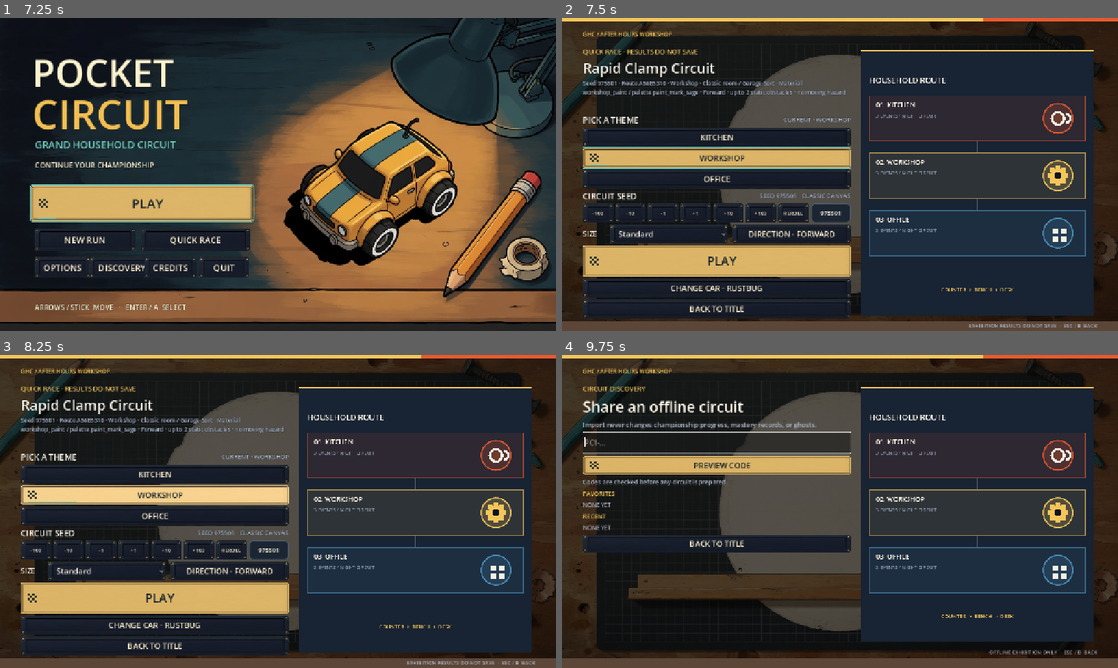
Above: before the commit, frames 1-4 (two rows, left to right).
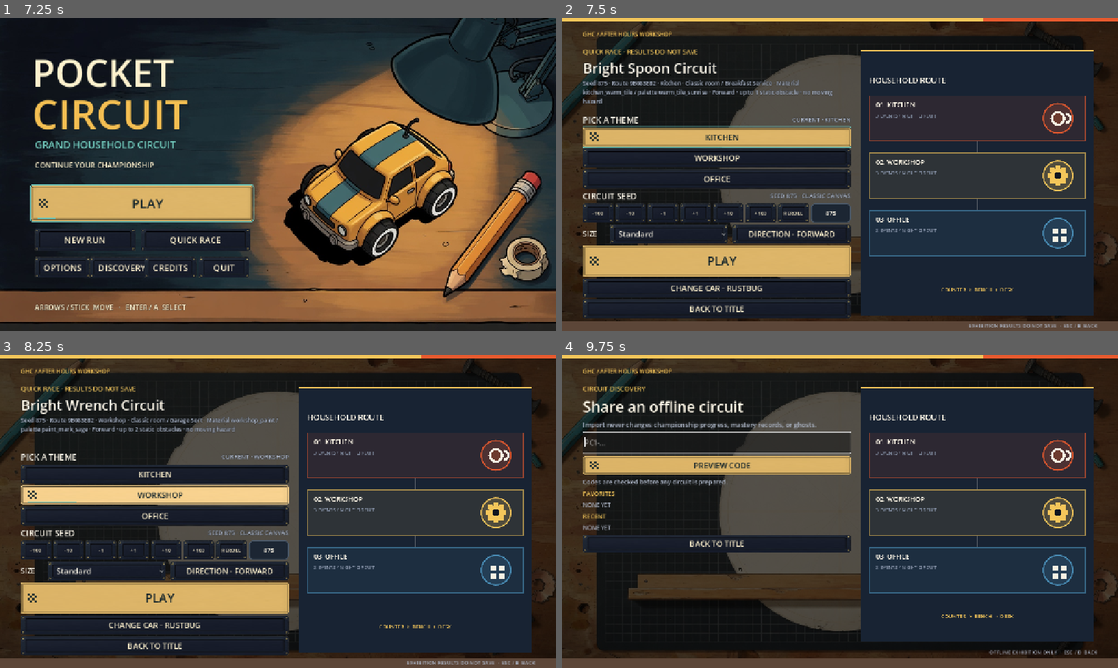
Above: after the commit, the same moments.

Repository: jfrader/pocket-circuit
Game: Godot game, scene res://scenes/boot/boot.tscn
Same seed, same stepped clock (60 frames per second), same inputs: the game is played once before the commit and once after it. Sound files missing from this copy of the repository are replaced by a short silence.
Inputs (mouse positions are in pixels of both pictures, inside the frame that each line leads up to):
- Up to frame 1 (7.25 s): click "PLAY" at 0.5 s; click "RETURN TO TITLE" at 1.25 s; click "PLAY" at 2 s; click "NEXT ACT →" at 2.75 s; click "RETURN TO TITLE" at 3.5 s; click "NEW RUN" at 4.25 s; click "KEEP CURRENT CHAMPIONSHIP" at 5 s; click "NEW RUN" at 5.75 s; move the mouse to (400, 158) at 6.52 s; hold D (steer_right) from 6.53 s (still down); hold Shift (boost) from 6.53 s (still down); click (400, 158) at 6.67 s
- Up to frame 2 (7.5 s): release D (steer_right) at 7.25 s; release Shift (boost) at 7.25 s; click "QUICK RACE" at 7.25 s
- Up to frame 3 (8.25 s): click "WORKSHOP" at 8 s
- Up to frame 4 (9.75 s): click "BACK TO TITLE" at 8.75 s; click "DISCOVERY" at 9.5 s

Frame 1 is identical in both runs. In frame 2, 7.8% of the frame differs, in the area x 3-52%, y 14-64%; in frame 3, 1.5%; in frame 4, nothing differs.

Commit message:
Use fixed seed and debug-only picker for Quick Race (GURI-875)

Diff:
--- a/scripts/ui/app_shell.gd
+++ b/scripts/ui/app_shell.gd
@@ -29,9 +29,9 @@
 var _event_id := ""
 var _quick_race := false
 var _map_act_number := 1
-var _quick_race_theme: StringName = &"workshop"
+var _quick_race_theme: StringName = &"kitchen"
 var _quick_race_room: StringName = &"classic"
-var _quick_race_seed := -1
+var _quick_race_seed := 875
 var _quick_race_reverse := false
 var _quick_race_length_tier: String = "standard"
 var _quick_identity_heading: Label
@@ -63,6 +63,7 @@
 	_page.hide()
 	_art_menu.set("reduced_motion", _reduced_motion_enabled())
 	_art_menu.call("show_title", has_progress, save_read_only)
+	_app.call("prepare_circuit_preview", _current_quick_identity())
 
 
 func show_reset_confirmation() -> void:
@@ -151,8 +152,6 @@
 	_screen = "quick_race"
 	_event_id = ""
 	_quick_race = true
-	if _quick_race_seed < 0:
-		_quick_race_seed = _random_quick_race_seed()
 	_clear_content()
 	_content.add_theme_constant_override("separation", 4)
 	_configure_stage(&"map", "rustbug", "rae", String(_quick_race_theme))
@@ -184,12 +183,19 @@
 		room_buttons[theme_index].pressed.connect(
 			Callable(self, "_select_quick_race_theme").bind(room_themes[theme_index], room_buttons, room_status)
 		)
-	var seed_status := _add_section("CIRCUIT SEED", "SEED %d · %s CANVAS" % [_quick_race_seed, String(_quick_race_room).to_upper()])
-	var seed_controls := _add_quick_race_seed_controls(seed_status)
+	var seed_controls: Array[Control] = []
+	if OS.is_debug_build():
+		var seed_status := _add_section("CIRCUIT SEED", "SEED %d · %s CANVAS" % [_quick_race_seed, String(_quick_race_room).to_upper()])
+		seed_controls = _add_quick_race_seed_controls(seed_status)
 	var size_selector := _add_quick_race_size_direction_row()
-	for room_button: Button in room_buttons:
-		room_button.focus_neighbor_bottom = room_button.get_path_to(seed_controls[0])
-	_complete_focus_row(seed_controls, size_selector)
+
+	if not seed_controls.is_empty():
+		for room_button: Button in room_buttons:
+			room_button.focus_neighbor_bottom = room_button.get_path_to(seed_controls[0])
+		_complete_focus_row(seed_controls, size_selector)
+	else:
+		for room_button: Button in room_buttons:
+			room_button.focus_neighbor_bottom = room_button.get_path_to(size_selector)
 	var play_button := _add_big_play_button(Callable(self, "_start_quick_race"), false)
 	var progress: Dictionary = _app.call("get_save_data")
 	if _quick_race_vehicle_id.is_empty():
@@ -1081,9 +1087,9 @@
 
 func _reset_quick_race_state() -> void:
 	_quick_race = false
-	_quick_race_theme = &"workshop"
+	_quick_race_theme = &"kitchen"
 	_quick_race_room = &"classic"
-	_quick_race_seed = -1
+	_quick_race_seed = 875
 	_quick_race_reverse = false
 	_quick_race_length_tier = "standard"
 	_quick_race_vehicle_id = ""
--- a/tests/app_shell_focus_test.gd
+++ b/tests/app_shell_focus_test.gd
@@ -188,7 +188,7 @@
 		quit(1)
 		return
 	focus_owner = root.get_viewport().gui_get_focus_owner()
-	if focus_owner == null or focus_owner.name != "QuickRaceRoom_workshop":
+	if focus_owner == null or focus_owner.name != "QuickRaceRoom_kitchen":
 		push_error("APP_SHELL_FOCUS_TEST FAIL: Quick Race should open with the selected room focused")
 		quit(1)
 		return
